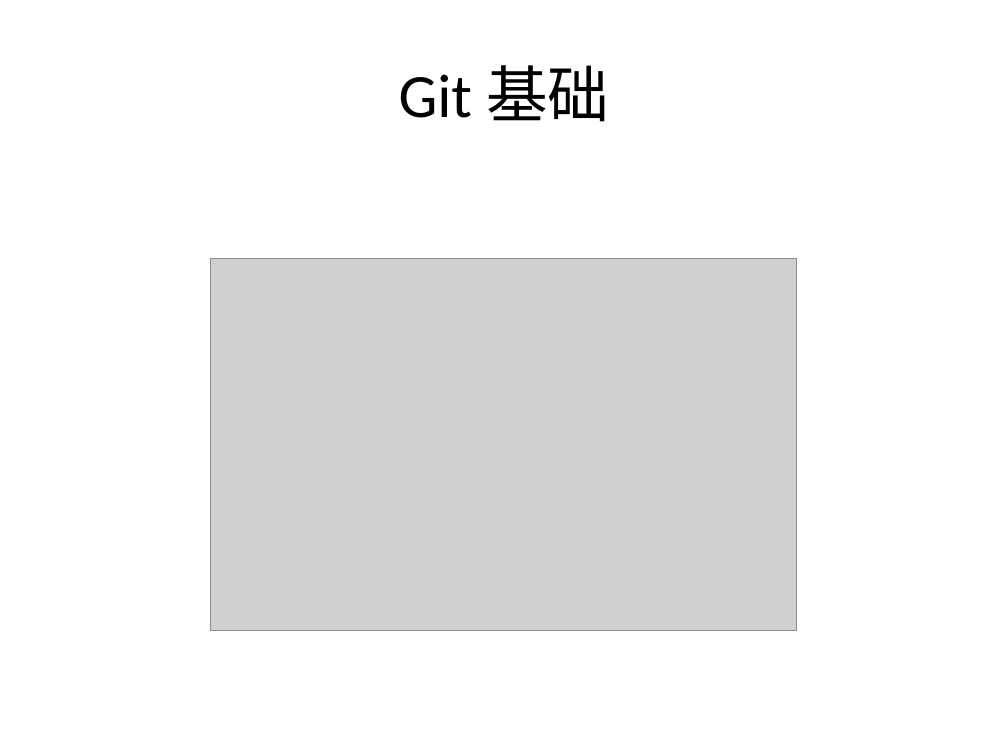
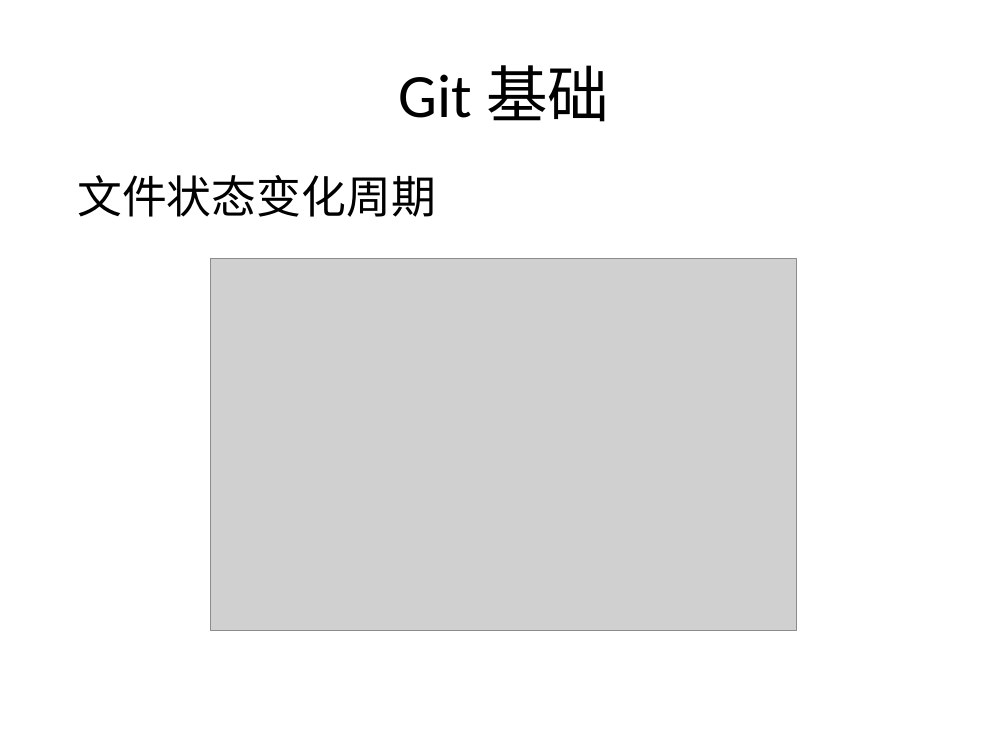
Before and after one commit to lftong/tong-doc, a slide deck: slide 7 of Git_Primer.pptx. Drawn at 1008x756 pixels with LibreOffice and Linux fonts; fonts in the diff are those of the drawing; grey boxes stand for pictures. Boxes give left, top, right and bottom in pixels: in the first picture for what was removed or moved away, otherwise in the second. Text is boxed around its words. In the diff, an @@ line names an element or a change of style, - is before the commit and + after.

Commit message:
rename

```diff
--- a/Git_Primer.pptx
+++ b/Git_Primer.pptx
@@ text added at (77,175,436,217), 32 pt, text #000000 @@
+文件状态变化周期
```
